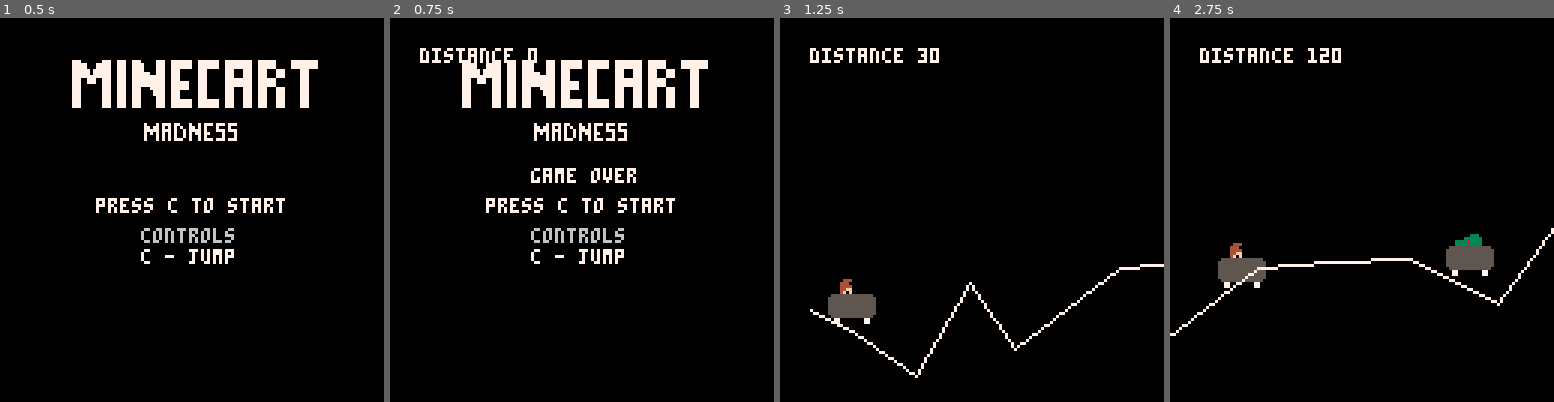
Above: before the commit, frames 1-4 (left to right).
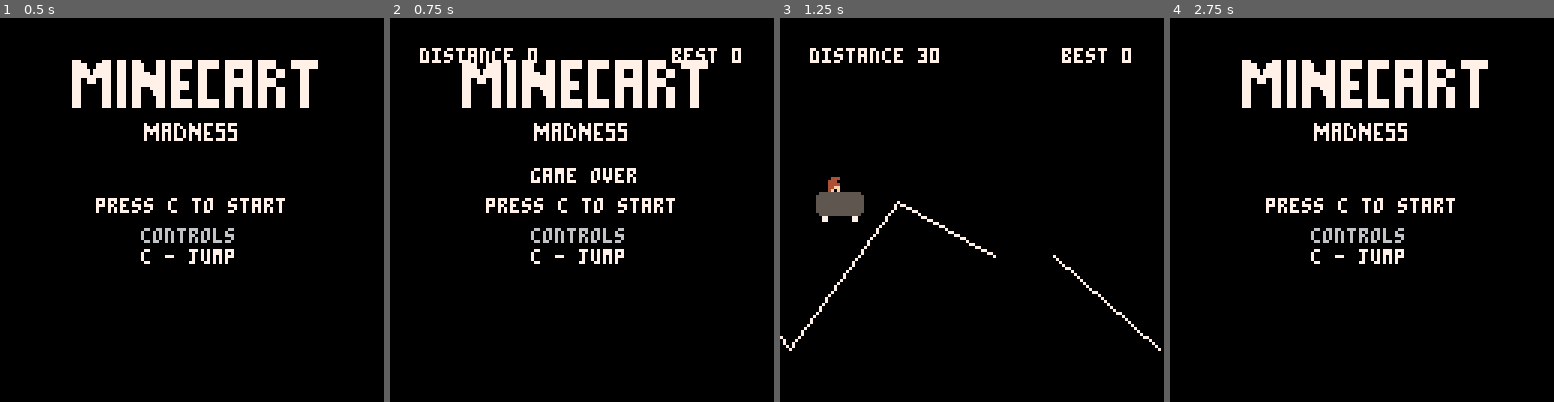
Above: after the commit, the same moments.

Repository: underscorePeanutButter/MinecartMadness
Game: PICO-8 cartridge dkkart.p8
The game is run twice, just before and just after one commit, with the same random seed, the same clock (stepped at 60 frames per second) and the same inputs.
Inputs:
- Up to frame 1 (0.5 s): no input
- Up to frame 2 (0.75 s): tap O (Z key) at 0.7 s
- Up to frame 3 (1.25 s): no input
- Up to frame 4 (2.75 s): tap O (Z key) at 1.7, 2.1, 2.5 s

Frame 1 is identical in both runs. In frame 2, 0.3% of the frame differs, in the area x 73-92%, y 7-12%; in frame 3, 3.7%; in frame 4, 9.6%, in the area x 0-100%, y 7-83%.

Commit message:
Update dkkart.p8
Checkpointing a bunch of changes
- changed collision detection / hit boxes
- changed sequences to tables with named keys
- added ability to kill kremlings
- added simple death animations
- added some code to assist in debugging graphics placement
- added high score
- code reorganization and comments

Diff:
--- a/dkkart.p8
+++ b/dkkart.p8
@@ -7,232 +7,464 @@
 main_menu = true
 
 function reset_game()
-		player_x = 20
-		player_y = 52
-		segment_offset = 0
-		speed = 2
-		jumping = false
-		game_over = false
-		vertical_speed = 0
-		track = {}
-		kremlins = {}
-		score = 0
-		track_buffer = 10
-		track_start_y = 60
-		track_min_y = 60
-		track_y_margin = 60
-		track_max_length = 40
-		previous_button_press = false
-end
-
-function check_for_kremlin_collisions()
-		i=1
-		while i <= #kremlins do
-				if ((player_x+16>kremlins[i][1] and player_x+16<kremlins[i][1]+16) or (player_x>kremlins[i][1] and player_x<kremlins[i][1]+16)) and ((player_y+16>kremlins[i][2] and player_y+16<kremlins[i][2]+16) or (player_y>kremlins[i][2] and player_y<kremlins[i][2]+16)) then
-						player_y = 128
-						jumping = true
-				end
-				i+=1
-		end
-end
-
-function spawn_kremlin()
-		i=1
-		draw_offset = 0
-		while i <= #track do
-				draw_offset += track[i][5]
-				i += 1
-		end
-		add(kremlins,{track[#track][3]+draw_offset-segment_offset,track[#track][4]-16,1})
-end
-
-function jump()
-		jumping = true
-		vertical_speed = -7
-end
-
-function determine_kremlin_y_values()
-		i=1
-		while i <= #kremlins do
-				j=1
-				kremlin_offset = 0
-				kremlin_offset -= segment_offset
-				while j <= #track do
-						if kremlins[i][1] > kremlin_offset and kremlins[i][1] < kremlin_offset+track[j][5] then
-								relative_kremlin_x = kremlins[i][1] - kremlin_offset
-								kremlins[i][2] = (track[j][4] - track[j][2])/track[j][5]*relative_kremlin_x+track[j][2]-16
-								break
-						end
-						kremlin_offset = 0
-						for k=1,j do
-								kremlin_offset += track[k][5]
-						end
-						kremlin_offset -= segment_offset
-						j+=1
-				end
-				i+=1
-		end
-end
-
-function generate_track_segment(s)
-		start_y = s
-		end_y = flr(rnd(track_y_margin)) + track_min_y
-		length = flr(rnd(track_max_length/3*2))+track_max_length/3
-		add(track,{player_x,start_y,player_x+length,end_y,length})
-		if flr(rnd(10)) >= 8 and #track == track_buffer and #kremlins < 1 then
-				spawn_kremlin()
-		end
-end
-
-function generate_hole(s)
-		start_y = s
-		end_y = s
-		length = flr(rnd(10)) + 10
-		add(track,{player_x,start_y,player_x+length,end_y,length,0})
+    DEBUG_ORIGINS = false
+    DEBUG_SPAWNING = false
+
+    -- CONSTANTS
+    sprite_w = 8
+    sprite_h = 8
+    player_w = sprite_w * 2
+    player_h = sprite_h * 2
+    kremling_w = sprite_w * 2
+    kremling_h = sprite_h * 2
+    track_y_start = 68
+    track_y_min = 60
+    track_y_margin = 60
+    track_segment_max_length = 40
+    max_track_segments = 10
+
+    player_start_jump_y_speed = -7
+    player_collision_death_y_speed = -5
+    player_fall_death_y_speed = 1
+    kremling_collision_death_y_speed = 3
+
+    -- STATE
+    player = {
+        x = 20,
+        y = track_y_start - player_h,
+        x_speed = 2,
+        y_speed = 0,
+        is_jumping = false,
+        is_dying = false,
+    }
+
+    kremlings = {}
+    track_segments = {}
+
+    current_track_segment_offset = 0
+
+    if high_score == nil then
+        high_score = 0
+    end
+
+    current_score = 0
+
+    game_over = false
+
+    previous_button_press = false
+
+    -- TRACK SEGMENT TYPES
+    t_track = 0
+    t_hole = 1
+
+    -- COLORS
+    color_6 = 6
+    color_7 = 7
+    color_10 = 10
+
+    if DEBUG_SPAWNING then
+        spawned_kremling = false
+        spawned_track =  false
+    end
+end
+
+function save_high_score()
+    if current_score != null then
+        if current_score > high_score then
+            high_score = current_score
+        end
+    end
+end
+
+function check_for_kremling_collisions()
+    player_left = player.x + player_w / 8
+    player_right = player.x + player_w * 7 / 8
+    player_top = player.y + player_h / 4 -- use a smaller box on top of cart
+    player_bottom = player.y + player_h * 7 / 8
+
+    for kremling in all(kremlings) do
+        if kremling.is_dying == false then
+            kremling_left = kremling.x + kremling_w / 8
+            kremling_right = kremling.x + kremling_w * 7 / 8
+            kremling_top = kremling.y + kremling_h / 4 -- use a smaller box on top of kremling
+            kremling_bottom = kremling.y + kremling_h * 7 / 8
+
+            if kremling_left < player_right and kremling_left > player_left then
+                if kremling_top > player_top and kremling_top < player_bottom then
+                    if player.is_jumping then
+                        player_jump()
+                    else
+                        player_die(player_collision_death_y_speed)
+                    end
+
+                    kremling_die(kremling)
+                    return
+                end
+
+                if kremling_bottom > player_top and kremling_bottom < player_bottom then
+                    player_die(player_collision_death_y_speed)
+                    kremling_die(kremling)
+                    return
+                end
+            end
+
+            if kremling_right < player_right and kremling_right > player_left then
+                if kremling_top > player_top and kremling_top < player_bottom then
+                    if player.is_jumping then
+                        player_jump()
+                    else
+                        player_die(player_collision_death_y_speed)
+                    end
+
+                    kremling_die(kremling)
+                    return
+                end
+
+                if kremling_bottom > player_top and kremling_bottom < player_bottom then
+                    player_die(player_collision_death_y_speed)
+                    kremling_die(kremling)
+                    return
+                end
+            end
+        end
+    end
+end
+
+function spawn_kremling()
+    -- DETERMINE WHERE TO SPAWN
+    draw_offset = -current_track_segment_offset
+    for track_segment in all(track_segments) do
+        draw_offset += track_segment.length
+    end
+
+    kremling = {
+        x = draw_offset,
+        y = track_segments[#track_segments].y2 - kremling_h,
+        x_speed = flr(rnd(4)) + 2,
+        y_speed = 0,
+        is_dying = false,
+    }
+
+    add(kremlings, kremling)
+
+    if DEBUG_SPAWNING then
+        spawned_kremling = true
+    end
+end
+
+function spawn_track_segment(start_y)
+    segment_length = flr(rnd(track_segment_max_length * 2 / 3)) + track_segment_max_length / 3
+
+    track_segment = {
+        x1 = 0,
+        y1 = start_y,
+        x2 = segment_length,
+        y2 = flr(rnd(track_y_margin)) + track_y_min,
+        length = segment_length, -- same as x2, but reads better
+        type = t_track
+    }
+
+    add(track_segments, track_segment)
+
+    if DEBUG_SPAWNING then
+        spawned_track = true
+    end
+end
+
+function spawn_hole_segment(start_y)
+    segment_length = flr(rnd(10)) + player_w
+
+    -- TODO: allow spawning a y2 that is lower, but not higher
+    track_segment = {
+        x1 = 0,
+        y1 = start_y,
+        x2 = segment_length,
+        y2 = start_y,
+        length = segment_length, -- same as x2, but reads better
+        type = t_hole
+    }
+
+    add(track_segments, track_segment)
+
+    if DEBUG_SPAWNING then
+        spawned_track = true
+    end
+end
+
+function player_jump()
+    player.is_jumping = true
+    player.y_speed = player_start_jump_y_speed
+end
+
+function kremling_die(kremling)
+    kremling.is_dying = true
+    kremling.x_speed = 0
+    kremling.y_speed = kremling_collision_death_y_speed
+end
+
+function player_die(y_speed)
+    player.is_dying = true
+    player.x_speed = 0
+    player.y_speed = y_speed
+end
+
+function get_track_info(x)
+    draw_offset = -current_track_segment_offset
+
+    for i=1, #track_segments, 1 do
+        -- FIND THE CURRENT SEGMENT AT THE X LOCATION
+        if x > draw_offset and x <= draw_offset + track_segments[i].length then
+            return {
+                segment_index = i,
+                segment_x = x - draw_offset
+            }
+        end
+
+        draw_offset += track_segments[i].length
+    end
+
+    -- ERROR / SHOULD NOT HAPPEN
+    return {
+        segment_index = #track_segments,
+        segment_x = track_segments[#track_segments].length
+    }
+end
+
+function calculate_track_y(x)
+    track_info = get_track_info(x)
+
+    -- DETERMINE Y LOCATION ON CURRENT SEGMENT USING SLOPE
+    y = (track_segments[track_info.segment_index].y2 - track_segments[track_info.segment_index].y1) / track_segments[track_info.segment_index].length * track_info.segment_x + track_segments[track_info.segment_index].y1
+    return y
 end
 
 function _draw()
-		if main_menu then
-				rectfill(0,0,127,127,0)
-				draw_x_start = 20
-				draw_x = draw_x_start
-				draw_y_start = 10
-				draw_y = draw_y_start
-				for i=64,74 do
-						spr(i,draw_x,draw_y)
-						draw_x+=8
-				end
-				draw_x = draw_x_start
-				draw_y+=8
-				for i=80,90 do
-						spr(i,draw_x,draw_y)
-						draw_x+=8
-				end
-				draw_x = draw_x_start
-				draw_y+=8
-				for i=96,106 do
-						spr(i,draw_x,draw_y)
-						draw_x+=8
-				end
-				draw_x = 22
-				draw_y+=8
-				for i=112,122 do
-						spr(i,draw_x,draw_y)
-						draw_x+=8
-				end
-
-				print("press c to start",32,60,7)
-				print("controls",47,70,6)
-				print("c - jump",47,77,7)
-		else
-				if player_y < 128 and #track > 0 then
-					 rectfill(0,0,127,127,0)
-						i=1
-						while i <= #kremlins do
-								kremlins[i][1] -= (kremlins[i][3]+speed)
-								i+=1
-						end
-					 if jumping == false then
-					 		player_y = (track[1][4]-track[1][2])/track[1][5]*segment_offset+track[1][2]-16
-				  else
-				  		player_y += vertical_speed
-				  		vertical_speed += 1
-				  		if player_y+8 >= (track[1][4]-track[1][2])/track[1][5]*segment_offset+track[1][2]-16 and player_y+8 <= (track[1][4]-track[1][2])/track[1][5]*segment_offset+track[1][2]+8 and #track[1] != 6 then
-				  				jumping = false
-				  		end
-				  end
-				  spr(1,player_x-4,player_y)
-				  spr(2,player_x+4,player_y)
-				  spr(17,player_x-4,player_y+8)
-				  spr(18,player_x+4,player_y+8)
-				  i=1
-				  draw_offset = 0
-				  while i <= #track do
-				    if #track[i] == 5 then
-				    		line(track[i][1]-segment_offset+draw_offset,track[i][2],track[i][3]-segment_offset+draw_offset,track[i][4],7)
-				    end
-				    draw_offset += track[i][5]
-				    i+=1
-				  end
-				  i=1
-						while i <= #kremlins do
-								spr(4,kremlins[i][1],kremlins[i][2])
-								spr(5,kremlins[i][1]+8,kremlins[i][2])
-								spr(20,kremlins[i][1],kremlins[i][2]+8)
-								spr(21,kremlins[i][1]+8,kremlins[i][2]+8)
-								i+=1
-						end
-				else
-						print("game over",47,50,7)
-				end
-				print("distance "..score,10,10,7)
-		end
+    if main_menu then
+        rectfill(0, 0, 127, 127, 0)
+        draw_x_start = 20
+        draw_x = draw_x_start
+        draw_y_start = 10
+        draw_y = draw_y_start
+        for i=64, 74 do
+            spr(i, draw_x, draw_y)
+            draw_x += 8
+        end
+        draw_x = draw_x_start
+        draw_y += 8
+        for i=80, 90 do
+            spr(i, draw_x, draw_y)
+            draw_x += 8
+        end
+        draw_x = draw_x_start
+        draw_y += 8
+        for i=96, 106 do
+            spr(i, draw_x, draw_y)
+            draw_x += 8
+        end
+        draw_x = 22
+        draw_y += 8
+        for i=112, 122 do
+            spr(i, draw_x, draw_y)
+            draw_x += 8
+        end
+
+        print("press c to start", 32, 60, 7)
+        print("controls", 47, 70, 6)
+        print("c - jump", 47, 77, 7)
+    else
+        if player.y < 128 and #track_segments > 0 then
+
+            -- CLEAR BACKGROUND
+            rectfill(0, 0, 127, 127, 0)
+
+            if DEBUG_SPAWNING then
+                if spawned_track then
+                    line(10, 40, 10, 50, color_10)
+                    line(11, 40, 11, 50, color_10)
+                    line(12, 40, 12, 50, color_10)
+                end
+
+                if spawned_kremling then
+                    line(128 - 10, 40, 128 - 10, 50, color_10)
+                    line(128 - 11, 40, 128 - 11, 50, color_10)
+                    line(128 - 12, 40, 128 - 12, 50, color_10)
+                end
+            end
+
+            -- DRAW PLAYER
+            spr(1, player.x - 8, player.y)
+            spr(2, player.x, player.y)
+            spr(17, player.x - 8, player.y + 8)
+            spr(18, player.x, player.y + 8)
+
+            if DEBUG_ORIGINS then
+                line(player.x - 1, player.y, player.x + 1, player.y, color_10)
+                line(player.x, player.y - 1, player.x, player.y + 1, color_10)
+            end
+
+            -- DRAW ALL TRACK SEGMENTS
+            draw_offset = -current_track_segment_offset
+            for track_segment in all(track_segments) do
+                if track_segment.type == t_track then
+                    line(track_segment.x1 + draw_offset, track_segment.y1, track_segment.x2 + draw_offset, track_segment.y2, color_7)
+                end
+
+                if DEBUG_ORIGINS then
+                    line(track_segment.x1 + draw_offset - 1, track_segment.y1, track_segment.x1 + draw_offset + 1, track_segment.y1, color_10)
+                    line(track_segment.x1 + draw_offset, track_segment.y1 - 1, track_segment.x1 + draw_offset, track_segment.y1 + 1, color_10)
+                end
+
+                draw_offset += track_segment.length
+            end
+
+            -- DRAW ALL KREMLINGS
+            for kremling in all(kremlings) do
+                spr(4, kremling.x - 8, kremling.y)
+                spr(5, kremling.x, kremling.y)
+                spr(20, kremling.x - 8, kremling.y + 8)
+                spr(21, kremling.x, kremling.y + 8)
+
+                if DEBUG_ORIGINS then
+                    line(kremling.x - 1, kremling.y, kremling.x + 1, kremling.y, color_10)
+                    line(kremling.x, kremling.y - 1, kremling.x, kremling.y + 1, color_10)
+                end
+            end
+        else
+            print("game over", 47, 50, 7)
+        end
+
+        print("distance "..current_score, 10, 10, 7)
+
+        high_score_display = "best "..high_score
+        print(high_score_display, 118 - #high_score_display * 4, 10, 7)
+    end
 end
 
 function _update()
-		if main_menu then
-				if btn(4) then
-						if not previous_button_press then
-								reset_game()
-								main_menu = false
-						end
-				else
-						previous_button_press = false
-				end
-		else
-				if player_y < 128 then
-						check_for_kremlin_collisions()
-						if btn(4) then
-								previous_button_press = true
-								if jumping == false then
-				  				jump()
-				  		end
-				  else
-				  		previous_button_press = false
-				  end
-						if #track == 0 then
-						  i=0
-						  last_end_y = track_start_y
-						  while i < track_buffer do
-								  generate_track_segment(last_end_y)
-								  last_end_y = track[#track][4]
-										i+=1
-						  end
-						end
-						if segment_offset >= track[1][5] then
-								del(track, track[1])
-								if flr(rnd(10)) >= 6 and #track[#track] != 6 then
-										generate_hole(track[#track][4])
-								else
-										generate_track_segment(track[#track][4])
-								end
-								segment_offset = 0
-						end
-						if #track[1] == 6 and jumping == false then
-								jumping = true
-								vertical_speed = 1
-						end
-				  segment_offset += speed
-				  score += speed
-				  determine_kremlin_y_values()
-						i=1
-						while i <= #kremlins do
-								if kremlins[i][1] < 0 then
-										del(kremlins,kremlins[i])
-								end
-								i+=1
-						end
-				else
-						if btn(4) then
-								if not previous_button_press then
-										main_menu = true
-								end
-								previous_button_press = true
-						else
-								previous_button_press = false
-						end
-				end
-		end
+    if main_menu then
+        if btn(4) then
+            if not previous_button_press then
+                save_high_score()
+                reset_game()
+                main_menu = false
+            end
+        else
+            previous_button_press = false
+        end
+    else
+        -- ONLY IF PLAYER IS ALIVE
+        if player.y < 128 then
+            current_track_segment_offset += player.x_speed
+            current_score += player.x_speed
+
+            if DEBUG_SPAWNING then
+                spawned_kremling = false
+                spawned_track = false
+            end
+
+            check_for_kremling_collisions()
+
+            -- HANDLE BUTTON PRESS
+            if btn(4) then
+                previous_button_press = true
+                if player.is_dying == false and player.is_jumping == false then
+                    player_jump()
+                end
+            else
+                previous_button_press = false
+            end
+
+            -- GENERATE TRACK
+            while #track_segments < max_track_segments do
+                -- ALWAYS GENERATE THREE TRACK TYPES FIRST
+                if #track_segments == 0 then
+                    spawn_track_segment(track_y_start)
+                    spawn_track_segment(track_segments[#track_segments].y2)
+                    spawn_track_segment(track_segments[#track_segments].y2)
+                else
+                    should_spawn_hole = flr(rnd(10)) >= 6
+                    if should_spawn_hole and track_segments[#track_segments].type == t_track then
+                        spawn_hole_segment(track_segments[#track_segments].y2)
+                    else
+                        spawn_track_segment(track_segments[#track_segments].y2)
+                    end
+                end
+            end
+
+            -- REMOVE OFF-SCREEN TRACK SEGMENTS
+            if current_track_segment_offset >= track_segments[1].length then
+                del(track_segments, track_segments[1])
+                current_track_segment_offset = 0
+            end
+
+            -- MOVE PLAYER
+            left_track_info = get_track_info(player.x - player_w / 4) -- check under the left wheel
+            right_track_info = get_track_info(player.x + player_w * 3 / 4) -- check under the right wheel
+            if player.is_jumping or player.is_dying then
+                -- HANDLE GRAVITY
+                player.y += player.y_speed
+                player.y_speed += 1
+
+                -- DISABLE GRAVITY IF PLAYER LANDED
+                if player.is_jumping then
+                    track_y = calculate_track_y(player.x)
+                    if player.y >= track_y - player_h then
+                        player.is_jumping = false
+
+                         -- PLAYER IS BELOW THE TRACK AND STILL FALLING
+                        if track_segments[left_track_info.segment_index].type == t_hole and track_segments[right_track_info.segment_index].type == t_hole then
+                            if player.y_speed > 0 then
+                                player_die(player.y_speed)
+                            end
+                        end
+                    end
+                end
+            else
+                -- PLAYER DROVE INTO A HOLE
+                if track_segments[left_track_info.segment_index].type == t_hole and track_segments[right_track_info.segment_index].type == t_hole then
+                    player_die(player_fall_death_y_speed)
+                else
+                    player.y = calculate_track_y(player.x) - player_h
+                end
+            end
+
+            -- MOVE KREMLINGS
+            for kremling in all(kremlings) do
+                -- MUST ACCOUNT FOR THE PLAYER SPEED
+                kremling.x -= (kremling.x_speed + player.x_speed)
+
+                if kremling.is_dying then
+                    -- HANDLE GRAVITY
+                    kremling.y += kremling.y_speed
+                    kremling.y_speed += 1
+                else
+                    kremling.y = calculate_track_y(kremling.x) - kremling_h
+                end
+            end
+
+            -- REMOVE OFF-SCREEN KREMLINGS
+            for kremling in all(kremlings) do
+                if kremling.x < 0 then
+                    del(kremlings, kremling)
+                end
+            end
+
+            -- SPAWN KREMLING
+            if flr(rnd(10000)) > 9900 and #kremlings < 1 then
+                spawn_kremling()
+            end
+
+        else
+            if btn(4) then
+                if not previous_button_press then
+                    main_menu = true
+                end
+                previous_button_press = true
+            else
+                previous_button_press = false
+            end
+        end
+    end
 end
 __gfx__
 00000000000000000000000000000000000000000000000000000000000000000000000000000000000000000000000000000000000000000000000000000000
